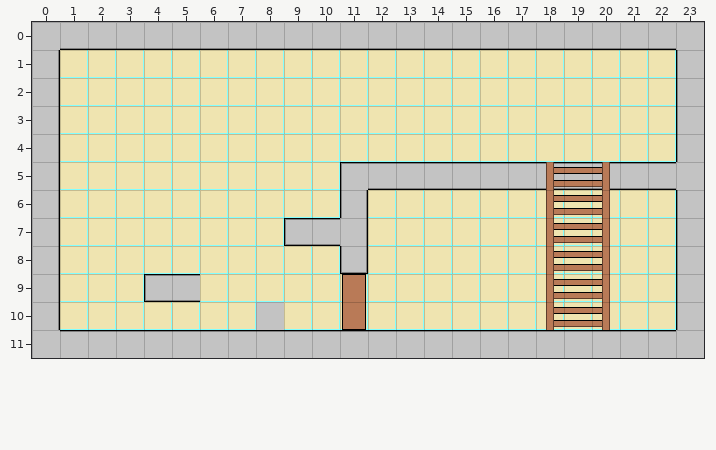
An edit to a level. Tiled map (JSON), build/data/maps/test.json. That is the earlier state.
Cells are 32x32 px. Shown: x 0..23, y 0..11.
New version:
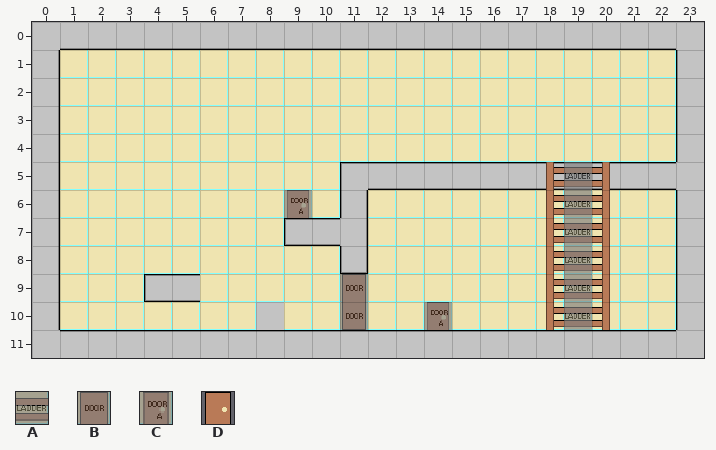
Key: from "tiles": A 20, B 21, C 22, D 23.
_ is an empty cell.
Tiles of an added or newly shown layer are drawn over the layers below it.
See-through tiles are keyed as they look on the map.
Change:
Layer "foreground":
y 6: x 9 _ -> D
y 10: x 14 _ -> D
Layer "event" (added):
y 5: x 19 _ -> A
y 6: x 9 _ -> C; x 19 _ -> A
y 7..8: x 19 _ -> A
y 9: x 11 _ -> B; x 19 _ -> A
y 10: x 11 _ -> B; x 14 _ -> C; x 19 _ -> A
